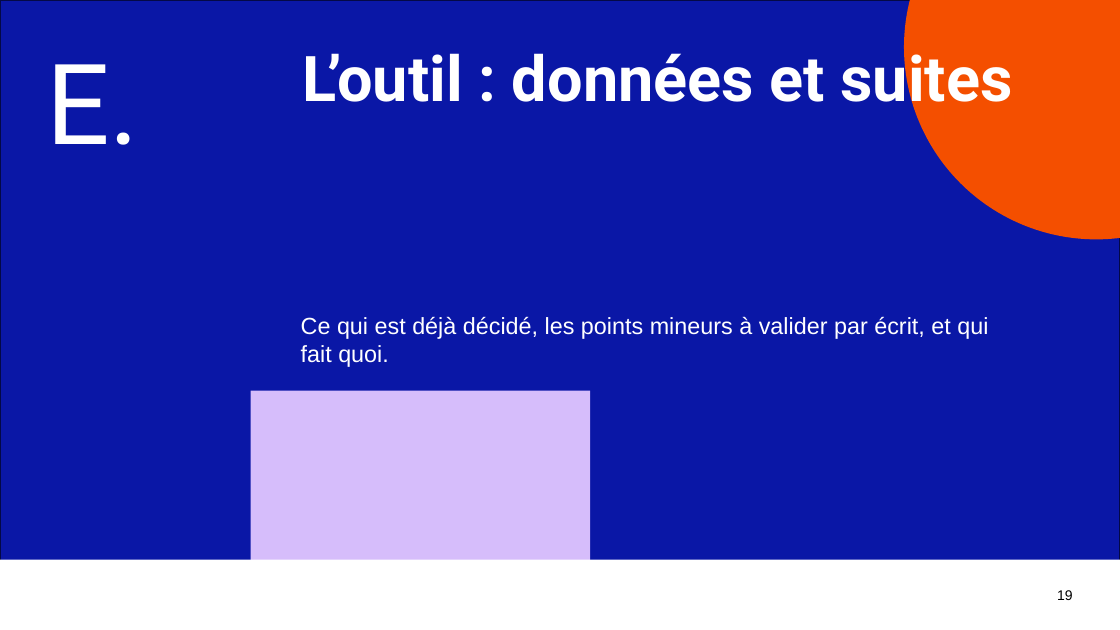
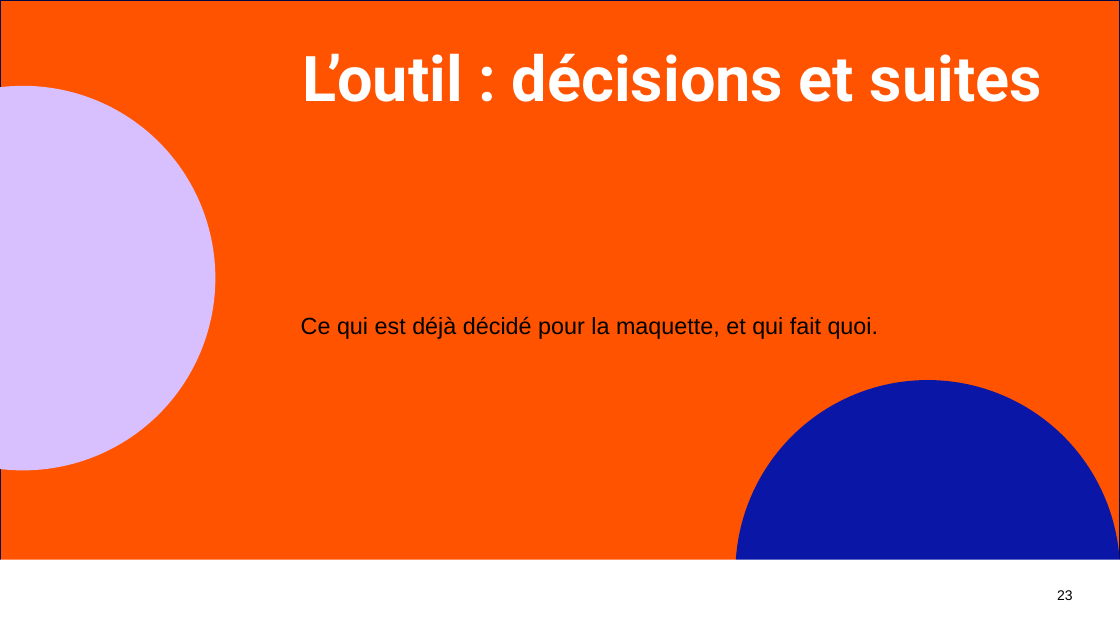
Before and after one commit to benjaminlallemand44/outilplancanicule_methodosurya, a slide deck: slide 23 of docs/presentation/Points_a_trancher_reunion.pptx (slide 19 before the commit). Drawn at 1120x630 pixels with LibreOffice and Linux fonts; fonts in the diff are those of the drawing; background and template pictures are left out. Boxes give left, top, right and bottom in pixels: in the first picture for what was removed or moved away, otherwise in the second. Text is boxed around its words. In the diff, an @@ line names an element or a change of style, - is before the commit and + after.

```diff
--- a/docs/presentation/Points_a_trancher_reunion.pptx
+++ b/docs/presentation/Points_a_trancher_reunion.pptx
@@ rectangle at <box>0,0,1120,630</box>: fill #0A17A6 to #FF5300 @@
@@ ellipse removed at <box>904,0,1120,239</box> @@
@@ text at <box>302,53,1042,102</box>: text changed @@
-L’outil : données et suites
+L’outil : décisions et suites
@@ ellipse added at <box>0,86,216,471</box>, fill #D8BFFD @@
@@ text removed at <box>46,64,139,145</box> @@
-E.
@@ text at <box>301,316,879,339</box>: text changed; text colour #FFFFFF to #000000 @@
-Ce qui est déjà décidé, les points mineurs à valider par écrit, et qui fait quoi.
+Ce qui est déjà décidé pour la maquette, et qui fait quoi.
@@ ellipse added at <box>736,380,1120,630</box>, fill #0A17A6 @@
@@ rectangle removed at <box>250,391,590,630</box> @@
@@ page number at <box>1057,590,1073,600</box>: text changed @@
-19
+23
```
Also in this commit, not shown: 8 other slides changed, 3 slides added, 1 other file.
